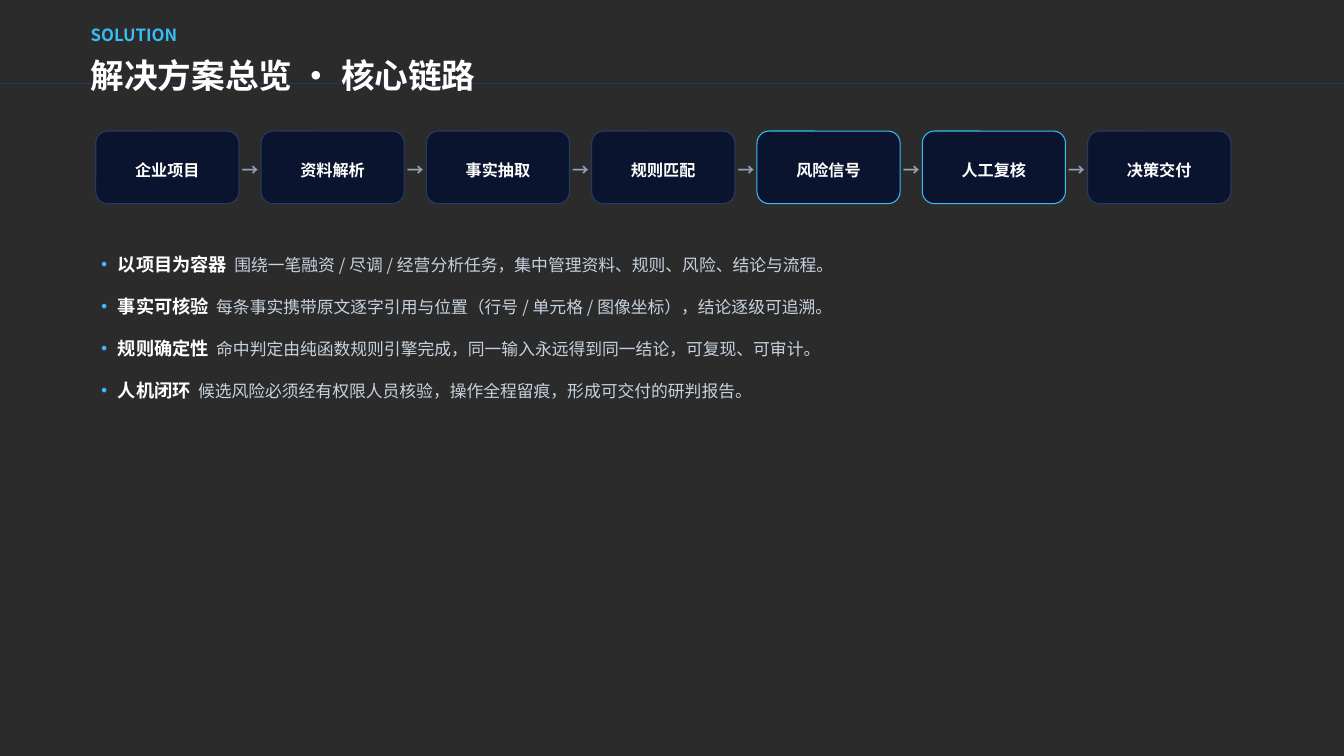
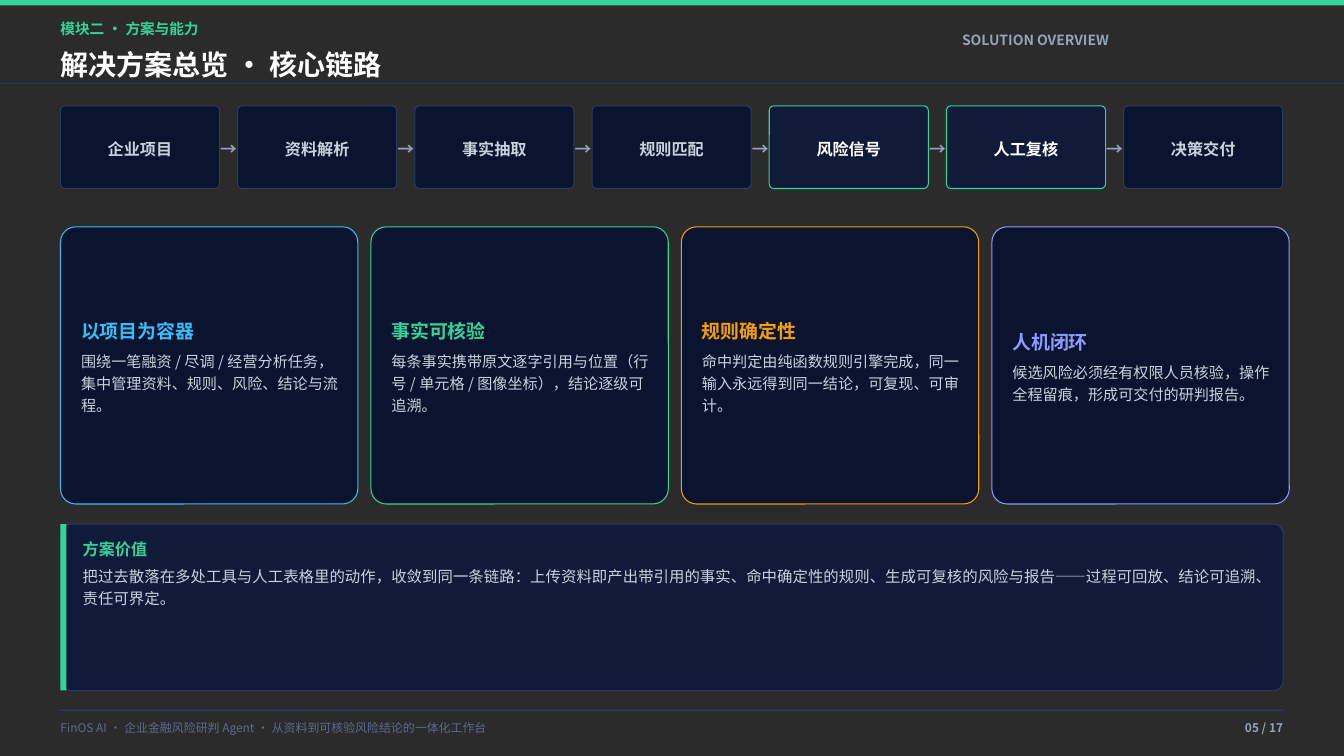
Before and after one commit to Leterhong/FinOS-AI, a slide deck: slide 5 of FinOS-AI-项目路演.pptx (slide 8 before the commit). Drawn at 1344x756 pixels with LibreOffice and Linux fonts; fonts in the diff are those of the drawing; background and template pictures are left out; a plain dark background stands for a picture behind light text. Boxes give left, top, right and bottom in pixels: in the first picture for what was removed or moved away, otherwise in the second. Text is boxed around its words. In the diff, an @@ line names an element or a change of style, - is before the commit and + after.

Commit message:
docs: 路演 PPT 精简为 17 页高密度四模块版，产品截图改用浅色模式

```diff
--- a/FinOS-AI-项目路演.pptx
+++ b/FinOS-AI-项目路演.pptx
@@ rectangle added at [0,0,1344,6], fill #34D399 @@
@@ text added at [60,21,199,36], 10.5 pt, text #34D399, bold @@
+模块二 · 方案与能力
@@ text "解决方案总览 · 核心链路": place and size @@
-text "解决方案总览 · 核心链路" at [91,59,475,91]
+text "解决方案总览 · 核心链路" at [60,51,382,78]
@@ text "解决方案总览 · 核心链路" at [60,51,382,78]: size 24 to 20 pt; line spacing 1.25 to 1.2 @@
@@ text at [962,34,1109,45]: text changed; size 12 to 10 pt; text colour #38BDF8 to #94A3B8 @@
-SOLUTION
+SOLUTION OVERVIEW
@@ rounded rectangle "企业项目": place and size @@
-rounded rectangle "企业项目" at [96,131,239,204]
+rounded rectangle "企业项目" at [60,106,220,189]
@@ text "→": place and size @@
-text "→" at [239,131,261,204]
+text "→" at [220,106,238,189]
@@ rounded rectangle "资料解析": place and size @@
-rounded rectangle "资料解析" at [261,131,404,204]
+rounded rectangle "资料解析" at [238,106,397,189]
@@ text "→": place and size @@
-text "→" at [404,131,426,204]
+text "→" at [397,106,415,189]
@@ rounded rectangle "事实抽取": place and size @@
-rounded rectangle "事实抽取" at [426,131,570,204]
+rounded rectangle "事实抽取" at [415,106,575,189]
@@ text "→": place and size @@
-text "→" at [570,131,592,204]
+text "→" at [574,106,592,189]
@@ rounded rectangle "规则匹配": place and size @@
-rounded rectangle "规则匹配" at [592,131,735,204]
+rounded rectangle "规则匹配" at [592,106,751,189]
@@ text "→": place and size @@
-text "→" at [735,131,757,204]
+text "→" at [751,106,769,189]
@@ rounded rectangle "风险信号": place and size @@
-rounded rectangle "风险信号" at [757,131,900,204]
+rounded rectangle "风险信号" at [769,106,929,189]
@@ rounded rectangle "风险信号" at [769,106,929,189]: line spacing 1.25 to 1.2; fill #0B142E to #101B3A; outline #38BDF8 0.75 pt to #34D399 0.75 pt; proportions changed @@
@@ text "→": place and size @@
-text "→" at [900,131,923,204]
+text "→" at [929,106,947,189]
@@ rounded rectangle "人工复核" at [947,106,1106,189]: line spacing 1.25 to 1.2; fill #0B142E to #101B3A; outline #38BDF8 0.75 pt to #34D399 0.75 pt; proportions changed @@
@@ rounded rectangle "人工复核": place and size @@
-rounded rectangle "人工复核" at [923,131,1066,204]
+rounded rectangle "人工复核" at [947,106,1106,189]
@@ line spacing 1.25 to 1.2 in 6 elements at [574,106,592,189], [397,106,415,189], [751,106,769,189], [220,106,238,189], [929,106,947,189], [1106,106,1124,189] @@
@@ text "→": place and size @@
-text "→" at [1066,131,1088,204]
+text "→" at [1106,106,1124,189]
@@ text colour #FFFFFF to #C7D2DE; line spacing 1.25 to 1.2; proportions changed in 5 elements at [415,106,575,189], [592,106,751,189], [238,106,397,189], [60,106,220,189], [1124,106,1284,189] @@
@@ rounded rectangle "决策交付": place and size @@
-rounded rectangle "决策交付" at [1088,131,1231,204]
+rounded rectangle "决策交付" at [1124,106,1284,189]
@@ rounded rectangle added at [60,227,358,504], fill #0B142E, outline #38BDF8 0.75 pt, 10.8 pt, text #C7D2DE @@
+以项目为容器
+围绕一笔融资 / 尽调 / 经营分析任务，集中管理资料、规则、风险、结论与流程。
@@ rounded rectangle added at [371,227,668,504], fill #0B142E, outline #34D399 0.75 pt, 10.8 pt, text #C7D2DE @@
+事实可核验
+每条事实携带原文逐字引用与位置（行号 / 单元格 / 图像坐标），结论逐级可追溯。
@@ rounded rectangle added at [682,227,979,504], fill #0B142E, outline #F59E0B 0.75 pt, 10.8 pt, text #C7D2DE @@
+规则确定性
+命中判定由纯函数规则引擎完成，同一输入永远得到同一结论，可复现、可审计。
@@ rounded rectangle added at [992,227,1290,504], fill #0B142E, outline #8B9CFF 0.75 pt, 10.8 pt, text #C7D2DE @@
+人机闭环
+候选风险必须经有权限人员核验，操作全程留痕，形成可交付的研判报告。
@@ text removed at [118,255,833,399] @@
-· 以项目为容器 围绕一笔融资 / 尽调 / 经营分析任务，集中管理资料、规则、风险、结论与流程。
-· 事实可核验 每条事实携带原文逐字引用与位置（行号 / 单元格 / 图像坐标），结论逐级可追溯。
-· 规则确定性 命中判定由纯函数规则引擎完成，同一输入永远得到同一结论，可复现、可审计。
-· 人机闭环 候选风险必须经有权限人员核验，操作全程留痕，形成可交付的研判报告。
@@ rounded rectangle added at [60,524,1284,691], fill #101B3A, outline #2A3A66 0.75 pt @@
@@ rectangle added at [60,524,67,691], fill #34D399 @@
@@ text added at [83,541,1271,606], 11 pt, text #C7D2DE @@
+方案价值
+把过去散落在多处工具与人工表格里的动作，收敛到同一条链路：上传资料即产出带引用的事实、命中确定性的规则、生成可复核的风险与报告——过程可回放、结论可追溯、责任可界定。
@@ rectangle added at [60,710,1284,711], fill #2A3A66 @@
@@ text added at [60,722,487,735], 8.5 pt, text #5A6B8F @@
+FinOS AI · 企业金融风险研判 Agent · 从资料到可核验风险结论的一体化工作台
@@ text added at [1245,723,1283,732], 8.5 pt, text #94A3B8, bold @@
+05 / 17
```
Also in this commit, not shown: 13 other slides changed, 3 slides added, 8 slides removed, 14 other files.
